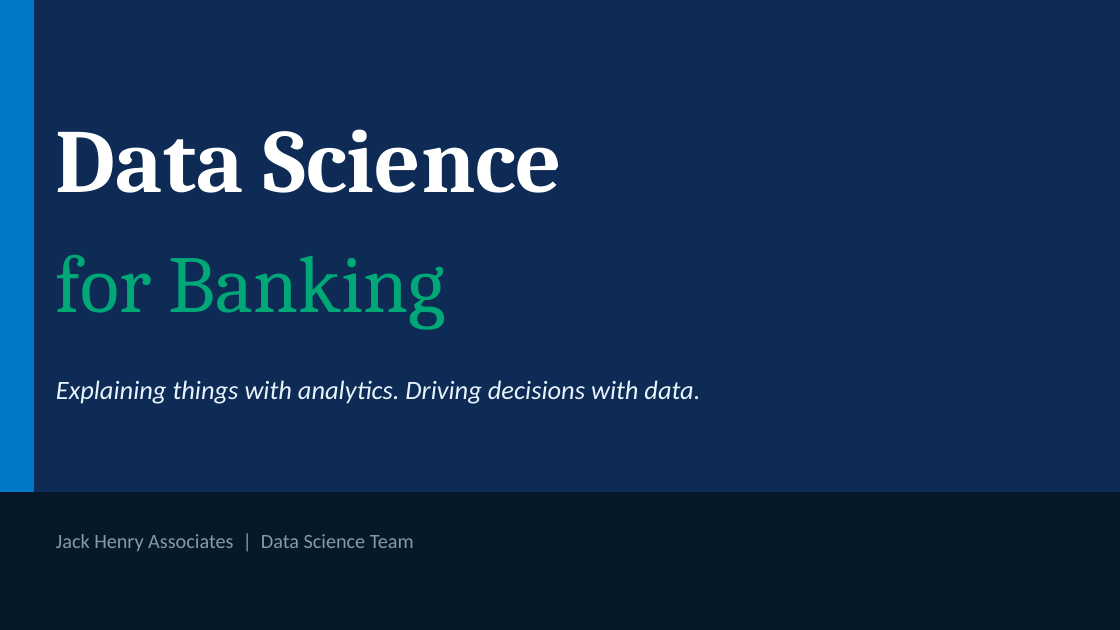
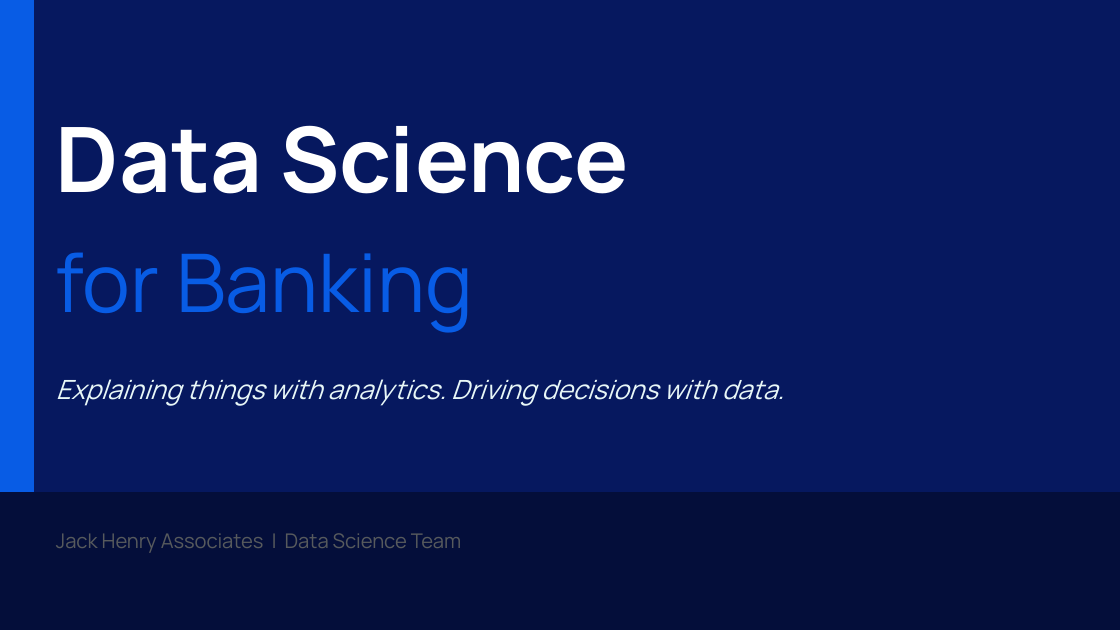
Before and after one commit to MonkeyWrenchGang/jhai_presentations, a slide deck: slide 1 of 14apr2026/data_science_for_banking_jh.pptx. Drawn at 1120x630 pixels with LibreOffice and Linux fonts; fonts in the diff are those of the drawing. Boxes give left, top, right and bottom in pixels: in the first picture for what was removed or moved away, otherwise in the second. Text is boxed around its words. In the diff, an @@ line names an element or a change of style, - is before the commit and + after.

```diff
--- a/14apr2026/data_science_for_banking_jh.pptx
+++ b/14apr2026/data_science_for_banking_jh.pptx
@@ background #0D2B55 to #06185F @@
@@ rectangle at bbox=[0, 0, 34, 629]: fill #0078C8 to #085CE5; outline #0078C8 1 pt to #085CE5 1 pt @@
@@ text "Data Science" at bbox=[56, 125, 628, 194]: font Cambria to Manrope @@
@@ text "for Banking" at bbox=[56, 252, 473, 333]: font Cambria to Manrope, text colour #00A878 to #085CE5 @@
@@ text "Explaining things with analytics. Driving ..." at bbox=[56, 379, 784, 406]: font Calibri to Manrope, text colour #E8F3FC to #E8F7F7 @@
@@ rectangle at bbox=[0, 493, 1120, 630]: fill #071828 to #040E3A; outline #071828 1 pt to #040E3A 1 pt @@
@@ text "Jack Henry Associates | Data ..." at bbox=[56, 533, 461, 553]: font Calibri to Manrope, text colour #8898AA to #575A5D @@
```
Also in this commit, not shown: 40 other slides changed, 12 slides added, 2 slides removed, 4 other files.
